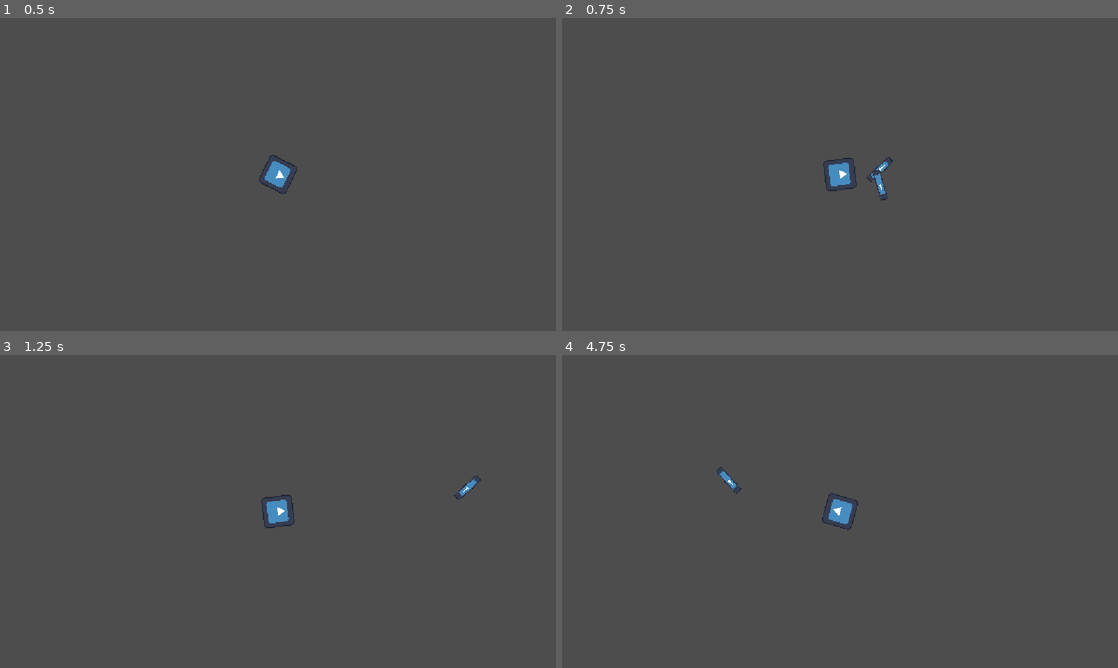
Above: before the commit, frames 1-4 (two rows, left to right).
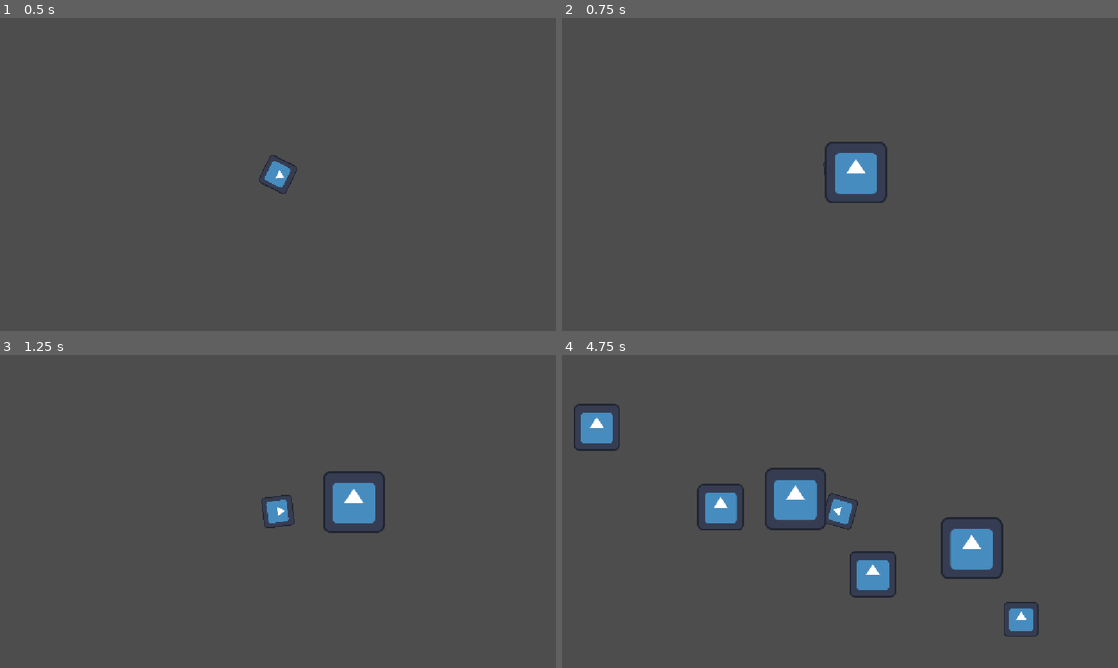
Above: after the commit, the same moments.

Repository: williamorriss/GMTK2026
Game: Godot game, scene res://abilities/playground.tscn
Two runs of this game, one before a commit and one after it. Both use one fixed random seed, a clock stepped at 60 frames per second and the inputs below. The project has no main scene, so this scene is started directly. The engine's default icon, where the game draws it, is replaced by a stand-in: a white triangle on a blue panel in a dark square.
Inputs (mouse positions are in pixels of both pictures, inside the frame that each line leads up to):
- Up to frame 1 (0.5 s): no input
- Up to frame 2 (0.75 s): tap Enter (ui_accept) at 0.5 s; move the mouse to (962, 158) at 0.52 s; hold Right (ui_right) from 0.53 s (still down); tap E at 0.6 s; click (962, 158) at 0.67 s
- Up to frame 3 (1.25 s): keep holding Right (ui_right); tap Enter (ui_accept) at 0.77 s
- Up to frame 4 (4.75 s): move the mouse to (728, 527) at 1.27 s; tap E every 0.75 s from 1.35 to 4.35 s; click (728, 527) at 1.42 s; tap Enter (ui_accept) at 1.52, 3.02, 3.77, 4.52 s; move the mouse to (895, 442) at 2.02 s; release Right (ui_right) at 2.03 s; hold Left (ui_left) 2.03-2.78 s; click (895, 442) at 2.17 s; move the mouse to (812, 574) at 2.77 s; hold Right (ui_right) 2.78-4.28 s; click (812, 574) at 2.92 s; move the mouse to (1006, 558) at 3.52 s; click (1006, 558) at 3.67 s; move the mouse to (673, 464) at 4.27 s; hold Left (ui_left) from 4.28 s (still down); click (673, 464) at 4.42 s

Frame 1 is identical in both runs. In frame 2, 1.3% of the frame differs, in the area x 47-60%, y 39-60%; in frame 3, 1.3%; in frame 4, 5.3%, in the area x 2-86%, y 15-90%.

Commit message:
Feature: chromatic orb

Diff:
--- a/gmtk-2026/abilities/ability.gd
+++ b/gmtk-2026/abilities/ability.gd
@@ -1,7 +1,11 @@
 class_name Ability
 extends RefCounted
 
+var _player: Node2D
 var _ability_data: AbilityData
+
+func _init(player: Node2D) -> void:
+	_player = player
 
 func get_cost() -> float:
 	if not _ability_data:
--- /dev/null
+++ b/gmtk-2026/abilities/chromatic_orb/chromatic_body.gd
@@ -0,0 +1,50 @@
+class_name ChromaticBody
+extends RigidBody2D
+
+# [TODO] Change layer when dungeon is created
+
+@export_group("References")
+@export var shape: CollisionShape2D
+@export var component: Node2D
+
+@export_group("Parameters")
+@export var speed_range: Vector2
+@export var max_bounces: int
+@export var size_multiplier: float
+
+var _player: Node2D
+var _current_bounces: int = 0
+
+var _direction: Vector2 = Vector2.ZERO
+var _current_speed: float = 0
+
+static func create_orb(player: Node2D) -> ChromaticBody:
+	var instance: ChromaticBody = preload("res://abilities/chromatic_orb/chromatic_body.tscn").instantiate()
+	instance._player = player
+	return instance
+
+func _ready() -> void:
+	position = _player.position
+
+	_current_speed = speed_range.x
+
+	_direction = (get_global_mouse_position() - global_position).normalized()
+
+func _physics_process(delta: float) -> void:
+	var collision: KinematicCollision2D = move_and_collide(_direction * _current_speed * delta)
+	if collision:
+		_direction = _direction.bounce(collision.get_normal())
+
+		_current_bounces += 1
+		if _current_bounces >= max_bounces:
+			queue_free()
+
+		_change_properties()
+
+func _change_properties() -> void:
+	await get_tree().create_timer(0.01).timeout
+
+	shape.scale *= size_multiplier
+	component.scale *= size_multiplier
+
+	_current_speed = speed_range.x + ((speed_range.y - speed_range.x) / (max_bounces - 1)) * _current_bounces
--- /dev/null
+++ b/gmtk-2026/abilities/chromatic_orb/chromatic_body.tscn
@@ -0,0 +1,26 @@
+[gd_scene format=3 uid="uid://bhms3fmipkb2"]
+
+[ext_resource type="Script" uid="uid://cqat212eopt2" path="res://abilities/chromatic_orb/chromatic_body.gd" id="1_f7q3n"]
+[ext_resource type="Texture2D" uid="uid://dhcwybhoxgwhe" path="res://icon.svg" id="1_j8gav"]
+
+[sub_resource type="CircleShape2D" id="CircleShape2D_ln4xa"]
+radius = 175.28548
+
+[node name="ChromaticBody" type="RigidBody2D" unique_id=1390675684 node_paths=PackedStringArray("shape", "component")]
+collision_layer = 2
+gravity_scale = 0.0
+script = ExtResource("1_f7q3n")
+shape = NodePath("CollisionShape2D")
+component = NodePath("Components")
+speed_range = Vector2(1000, 5000)
+max_bounces = 6
+size_multiplier = 0.75
+
+[node name="CollisionShape2D" type="CollisionShape2D" parent="." unique_id=1599691071]
+shape = SubResource("CircleShape2D_ln4xa")
+
+[node name="Components" type="Node2D" parent="." unique_id=1159720355]
+
+[node name="Sprite2D" type="Sprite2D" parent="Components" unique_id=226522278]
+scale = Vector2(4, 4)
+texture = ExtResource("1_j8gav")
--- /dev/null
+++ b/gmtk-2026/abilities/chromatic_orb/chromatic_orb.gd
@@ -0,0 +1,6 @@
+class_name ChromaticOrb
+extends Ability
+
+func activate_ability() -> void:
+	var instance: ChromaticBody = ChromaticBody.create_orb(_player)
+	_player.get_tree().current_scene.add_child(instance)
--- a/gmtk-2026/abilities/conjure_weapon/conjure_weapon.gd
+++ b/gmtk-2026/abilities/conjure_weapon/conjure_weapon.gd
@@ -6,9 +6,7 @@
 
 signal on_weapon_thrown
 
-var _player: Node2D
 var _weapon_data: WeaponData
-
 var _can_attack: bool = true
 
 func activate_ability() -> void:
--- a/gmtk-2026/abilities/playground.tscn
+++ b/gmtk-2026/abilities/playground.tscn
@@ -8,7 +8,7 @@
 var _test_ability: Ability
 
 func _ready() -> void:
-	_test_ability = ConjureWeapon.new(self, preload(\"res://abilities/conjure_weapon/weapons_data/sword.tres\"))
+	_test_ability = ChromaticOrb.new(self)
 
 func _process(delta: float) -> void:
 	rotation = (get_global_mouse_position() - global_position).angle() + deg_to_rad(90)
@@ -19,6 +19,10 @@
 		_test_ability.activate_ability()
 "
 
+[sub_resource type="SegmentShape2D" id="SegmentShape2D_ln4xa"]
+a = Vector2(2.999878, -2237)
+b = Vector2(11.000122, 2470)
+
 [node name="Playground" type="Node2D" unique_id=1672422744]
 
 [node name="Camera2D" type="Camera2D" parent="." unique_id=2142181668]
@@ -28,3 +32,30 @@
 scale = Vector2(2, 2)
 texture = ExtResource("1_k4xrk")
 script = SubResource("GDScript_k4xrk")
+
+[node name="StaticBody2D" type="StaticBody2D" parent="." unique_id=297826922]
+position = Vector2(2087, 22)
+
+[node name="CollisionShape2D" type="CollisionShape2D" parent="StaticBody2D" unique_id=405052133]
+shape = SubResource("SegmentShape2D_ln4xa")
+
+[node name="StaticBody2D2" type="StaticBody2D" parent="." unique_id=1713220499]
+position = Vector2(-4, 1254)
+rotation = 1.5707964
+
+[node name="CollisionShape2D" type="CollisionShape2D" parent="StaticBody2D2" unique_id=818934784]
+shape = SubResource("SegmentShape2D_ln4xa")
+
+[node name="StaticBody2D3" type="StaticBody2D" parent="." unique_id=534719589]
+position = Vector2(-59, -1233)
+rotation = 1.5707964
+
+[node name="CollisionShape2D" type="CollisionShape2D" parent="StaticBody2D3" unique_id=699289835]
+shape = SubResource("SegmentShape2D_ln4xa")
+
+[node name="StaticBody2D4" type="StaticBody2D" parent="." unique_id=64077432]
+position = Vector2(-2238, 273)
+rotation = -0.015024003
+
+[node name="CollisionShape2D" type="CollisionShape2D" parent="StaticBody2D4" unique_id=825684144]
+shape = SubResource("SegmentShape2D_ln4xa")
Not shown, added: gmtk-2026/abilities/chromatic_orb/chromatic_body.gd.uid
Not shown, added: gmtk-2026/abilities/chromatic_orb/chromatic_orb.gd.uid
